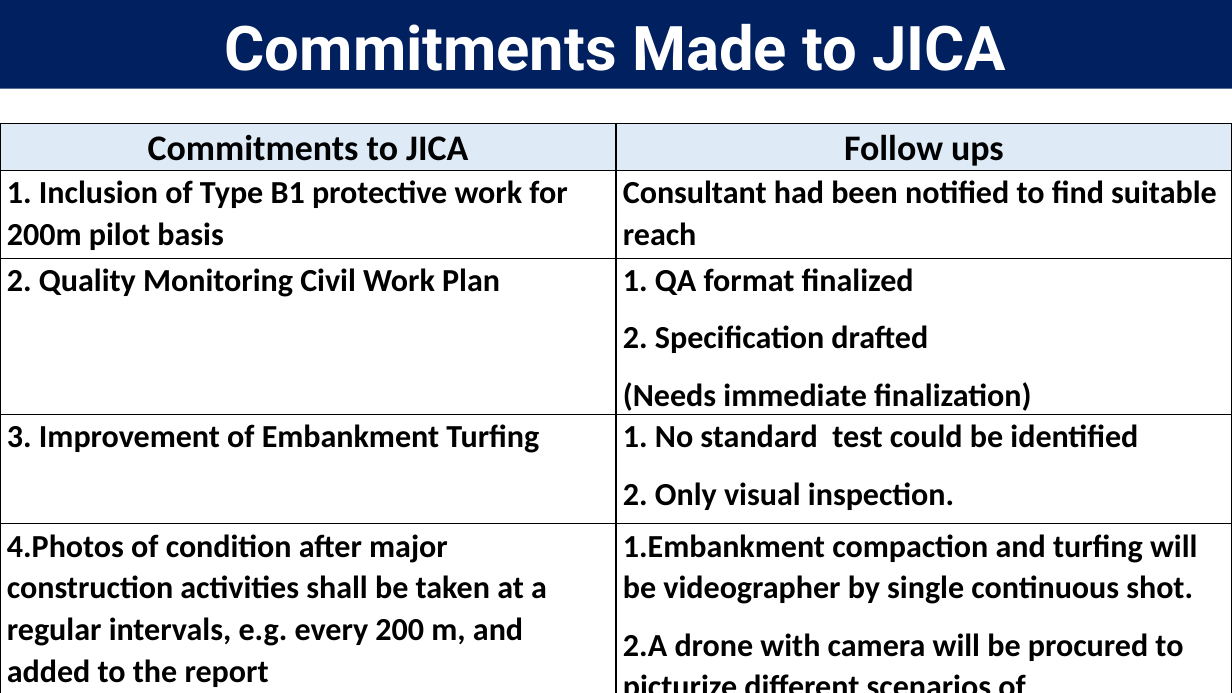
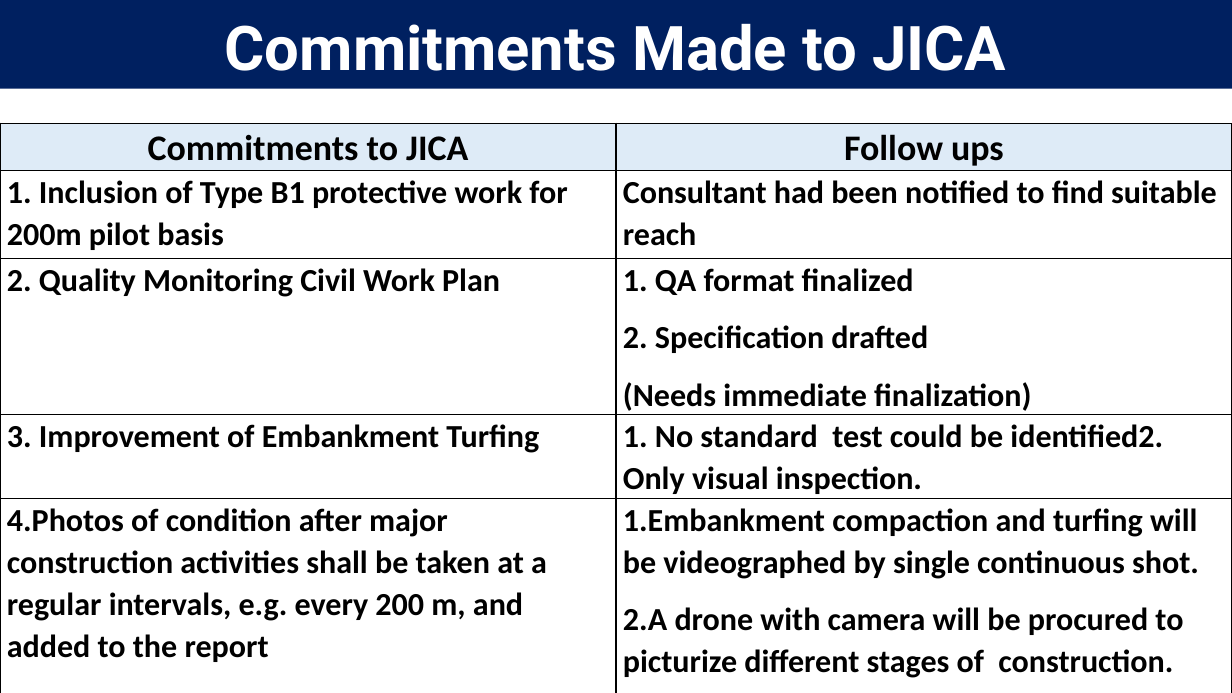
Before and after one commit to jakariapervez/cmis6, a slide deck: slide 4 of Civilworks cost/Expenditure Preparations/SPEC_24_11_2020/Follow UP on JICA Meeting and Actions Required To be Taken with test.pptx. Drawn at 1232x693 pixels with LibreOffice and Linux fonts; fonts in the diff are those of the drawing; background and template pictures are left out. Boxes give left, top, right and bottom in pixels: in the first picture for what was removed or moved away, otherwise in the second. Text is boxed around its words. In the diff, an @@ line names an element or a change of style, - is before the commit and + after.

```diff
--- a/Civilworks cost/Expenditure Preparations/SPEC_24_11_2020/Follow UP on JICA Meeting and Actions Required To be Taken with test.pptx
+++ b/Civilworks cost/Expenditure Preparations/SPEC_24_11_2020/Follow UP on JICA Meeting and Actions Required To be Taken with test.pptx
@@ table at <box>0,123,1232,693</box> @@
-row 4, column 2: 1. No standard test could be identified / 2. Only visual inspection.
+row 4, column 2: 1. No standard test could be identified2. Only visual inspection.
-row 5, column 2: 1.Embankment compaction and turfing will be videographer by single continuous shot. / 2.A drone with camera will be procured to picturize different scenarios of
+row 5, column 2: 1.Embankment compaction and turfing will be videographed by single continuous shot. / 2.A drone with camera will be procured to picturize different stages of construction.
```
Also in this commit, not shown: 4 other slides changed, 3 slides added, 6 other files.
